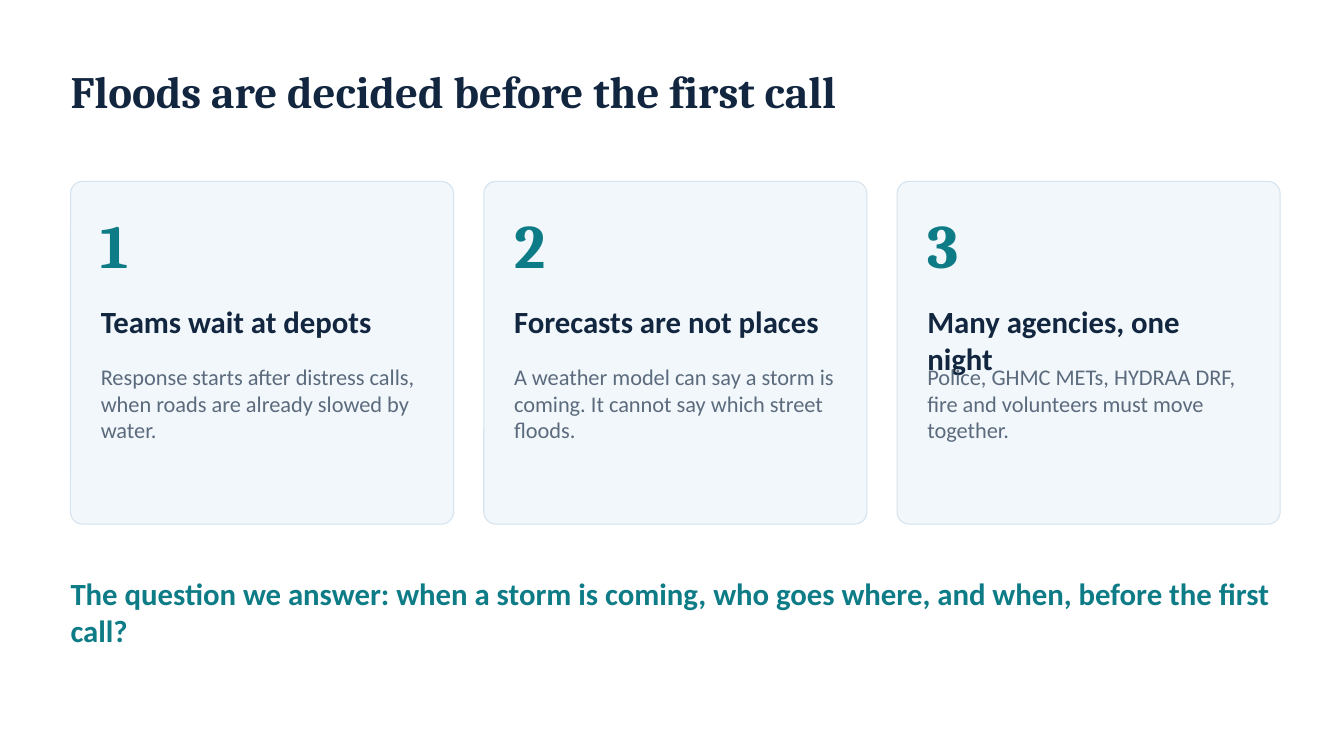
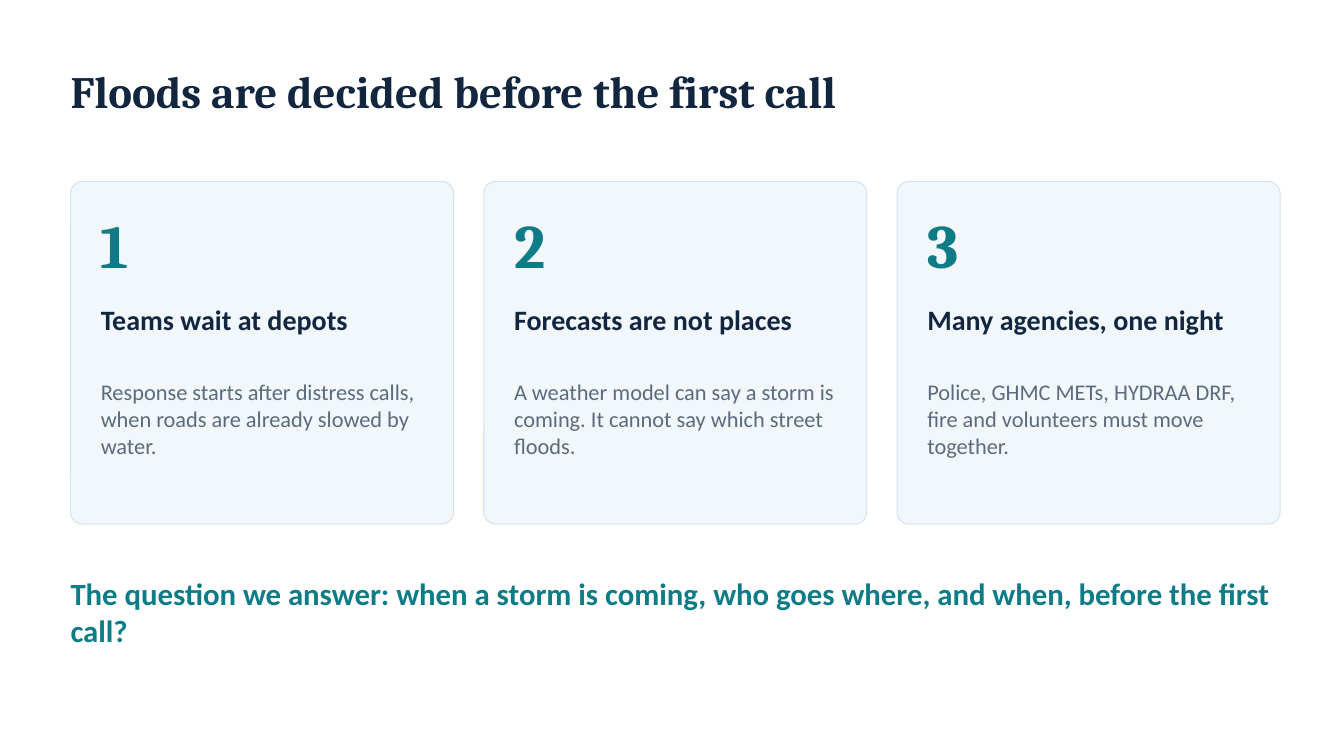
Before and after one commit to Rohanarekatla/CipherCop-2026, a slide deck: slide 2 of submission/3_Presentation/CipherCop2026_AI-vengers_Presentation.pptx. Drawn at 1344x756 pixels with LibreOffice and Linux fonts; fonts in the diff are those of the drawing. Boxes give left, top, right and bottom in pixels: in the first picture for what was removed or moved away, otherwise in the second. Text is boxed around its words. In the diff, an @@ line names an element or a change of style, - is before the commit and + after.

Commit message:
Deck: screenshots of every step, AI-NETRA evidence, water flow, camera AI and FireSight
19 slides. Adds scripts/deck/shots.mjs to retake the screenshots from the local app, draws the forecast-skill chart with shapes so it renders in every viewer, and replaces the Pages link with the local run command.

```diff
--- a/submission/3_Presentation/CipherCop2026_AI-vengers_Presentation.pptx
+++ b/submission/3_Presentation/CipherCop2026_AI-vengers_Presentation.pptx
@@ size 22 to 20 pt in 3 elements at (101,310,347,335), (514,310,792,335), (927,310,1224,335) @@
@@ 3 texts: place and size @@
-3 texts at (101,366,1235,442)
+3 texts at (101,384,1235,458)
```
Also in this commit, not shown: 7 other slides changed, 7 slides added, 35 other files.
